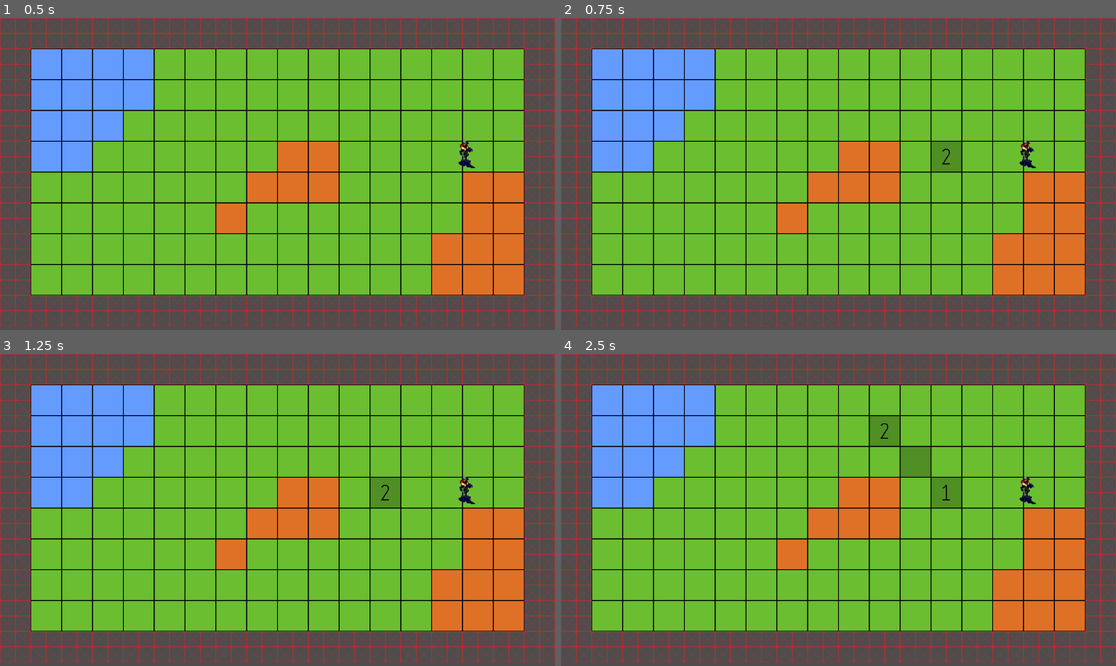
Above: before the commit, frames 1-4 (two rows, left to right).
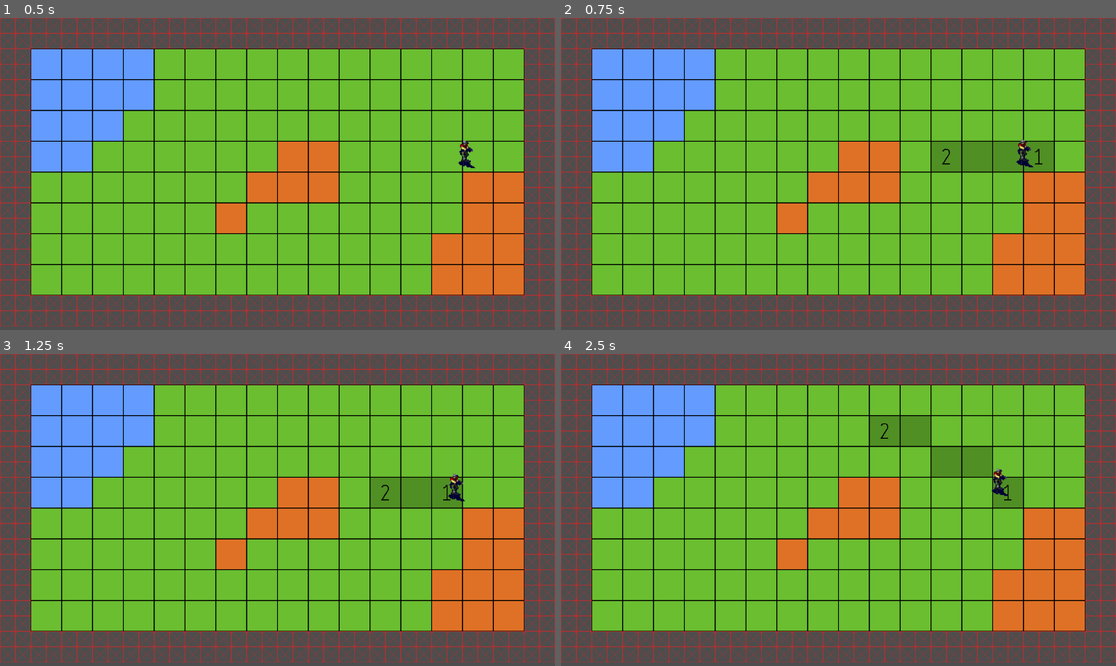
Above: after the commit, the same moments.

Repository: minkezhang/godot-experiments
Game: Godot game, scene res://scenes/world/world.tscn
Same seed, same stepped clock (60 frames per second), same inputs: the game is played once before the commit and once after it.
Inputs (mouse positions are in pixels of both pictures, inside the frame that each line leads up to):
- Up to frame 1 (0.5 s): no input
- Up to frame 2 (0.75 s): tap Enter (ui_accept) at 0.5, 0.6 s; move the mouse to (960, 158) at 0.52 s
- Up to frame 3 (1.25 s): tap Enter (ui_accept) at 0.77, 1.07 s
- Up to frame 4 (2.5 s): move the mouse to (727, 525) at 1.27 s; tap Enter (ui_accept) at 1.35, 1.52, 1.82, 2.1 s; move the mouse to (894, 441) at 2.02 s

Frame 1 is identical in both runs. In frame 2, 1.5% of the frame differs, in the area x 72-89%, y 38-50%; in frame 3, 1.2%; in frame 4, 3.3%, in the area x 61-86%, y 19-50%.

Commit message:
Initial movement script

Diff:
--- a/godot-pathfinding/scenes/gi/gi.gd
+++ b/godot-pathfinding/scenes/gi/gi.gd
@@ -1,8 +1,31 @@
 extends CharacterBody2D
+
+# Cells
+var _path: Array
 
 func _ready():
 	motion_mode = MOTION_MODE_FLOATING
-	$"NavigationAgent2D".path_desired_distance = 100
 
-const SPEED = 300.0
+const SPEED = 30.0
 const JUMP_VELOCITY = -400.0
+
+func cancel_path():
+	_path = [
+	]
+
+func set_path(p: Array):
+	_path = p
+	_path.reverse()
+	_path.pop_back()
+
+func _physics_process(delta):
+	if not _path.is_empty():
+		z_index = _path[-1].z
+		var dx = Vector2(_path[-1].x, _path[-1].y) - position
+		var velocity = dx.normalized() * SPEED
+		if dx.length() < (velocity * delta).length():
+			_path.pop_back()
+			set_velocity(Vector2i(0, 0))
+		else:
+			set_velocity(velocity)
+		move_and_slide()
--- a/godot-pathfinding/scenes/gi/gi.tscn
+++ b/godot-pathfinding/scenes/gi/gi.tscn
@@ -7,10 +7,8 @@
 size = Vector2(64, 64)
 
 [node name="GI" type="CharacterBody2D"]
+motion_mode = 1
 script = ExtResource("1_q8644")
-
-[node name="NavigationAgent2D" type="NavigationAgent2D" parent="."]
-debug_enabled = true
 
 [node name="CollisionShape2D" type="CollisionShape2D" parent="."]
 shape = SubResource("RectangleShape2D_4o23a")
--- a/godot-pathfinding/scenes/map/map.gd
+++ b/godot-pathfinding/scenes/map/map.gd
@@ -4,50 +4,15 @@
 const _VOID_ATLAS_COORDS = Vector2i(0, 0)
 var _astar: AStar3D
 
-var _NULL_POS = Vector2i(-1, -1)
-var source = _NULL_POS
-var target = _NULL_POS
-
 var _ATLAS_GRASS = Vector2i(2, 0)
 
 var _dim: Vector3i
 
-func _process(_delta):
-	if Input.is_action_just_pressed("ui_cancel"):
-		source = _NULL_POS
-		target = _NULL_POS
-		for n in $Highlight.get_used_cells(0):
-			$Highlight.erase_cell(0, n)
+func astar() -> AStar3D:
+	return _astar
 
-	if Input.is_action_just_pressed("ui_accept"):
-		var mpos = get_global_mouse_position()
-		var tile = $Base.local_to_map($Base.to_local(mpos))
-		if source == _NULL_POS:
-			source = tile
-			$Highlight.set_cell(0, source, 0, Vector2i(1, 0))
-		else:
-			target = tile
-			$Highlight.set_cell(0, target, 0, Vector2i(2, 0))
-
-		print(source, target)
-		if source != _NULL_POS and target != _NULL_POS:
-			print("pathfind source: %s (%s) to target: %s (%s)" % [
-				source,
-				pack(Vector3i(source.x, source.y, 0), _dim),
-				target,
-				pack(Vector3i(target.x, target.y, 0), _dim)])
-			for n in $Highlight.get_used_cells(0):
-				$Highlight.erase_cell(0, n)
-			for n in _astar.get_point_path(
-				pack(Vector3i(source.x, source.y, 0), _dim),
-				pack(Vector3i(target.x, target.y, 0), _dim)):
-				$Highlight.set_cell(0, Vector2i(n.x, n.y), 0, Vector2i(0, 0))
-				print("path node: %s (%s) " % [n, pack(n, _dim)])
-			$Highlight.set_cell(0, source, 0, Vector2i(1, 0))
-			$Highlight.set_cell(0, target, 0, Vector2i(2, 0))
-
-func pack(v: Vector3i, dim: Vector3i) -> int:
-	return v.x + v.y * dim.x + v.z * dim.x * dim.y
+func pack(v: Vector3i) -> int:
+	return v.x + v.y * _dim.x + v.z * _dim.x * _dim.y
 
 func unpack(id: int, dim: Vector3i) -> Vector3i:
 	var z = id % (dim.x * dim.y)
@@ -69,10 +34,9 @@
 	for i in range($Base.get_layers_count()):
 		for n in $Base.get_used_cells(i):
 			_astar.add_point(
-				pack(Vector3i(n.x, n.y, i), _dim),
+				pack(Vector3i(n.x, n.y, i)),
 				Vector3i(n.x, n.y, i))
 
-	print("_dim: ", _dim)
 	for i in range ($Base.get_layers_count()):
 		for n in $Base.get_used_cells(i):
 			if $Base.get_cell_atlas_coords(i, n) == _ATLAS_GRASS:
@@ -86,7 +50,7 @@
 				) == _ATLAS_GRASS and $Base.get_cell_atlas_coords(
 					i, _corner
 				) == _ATLAS_GRASS:
-					_astar.connect_points(pack(source, _dim), pack(Vector3i(_corner.x, _corner.y, i), _dim))
+					_astar.connect_points(pack(source), pack(Vector3i(_corner.x, _corner.y, i)))
 
 				_corner = $Base.get_neighbor_cell(n, TileSet.CELL_NEIGHBOR_BOTTOM_LEFT_CORNER)
 				if $Base.get_cell_atlas_coords(
@@ -96,7 +60,7 @@
 				) == _ATLAS_GRASS and $Base.get_cell_atlas_coords(
 					i, _corner
 				) == _ATLAS_GRASS:
-					_astar.connect_points(pack(source, _dim), pack(Vector3i(_corner.x, _corner.y, i), _dim))
+					_astar.connect_points(pack(source), pack(Vector3i(_corner.x, _corner.y, i)))
 
 				_corner = $Base.get_neighbor_cell(n, TileSet.CELL_NEIGHBOR_TOP_RIGHT_CORNER)
 				if $Base.get_cell_atlas_coords(
@@ -106,7 +70,7 @@
 				) == _ATLAS_GRASS and $Base.get_cell_atlas_coords(
 					i, _corner
 				) == _ATLAS_GRASS:
-					_astar.connect_points(pack(source, _dim), pack(Vector3i(_corner.x, _corner.y, i), _dim))
+					_astar.connect_points(pack(source), pack(Vector3i(_corner.x, _corner.y, i)))
 
 				_corner = $Base.get_neighbor_cell(n, TileSet.CELL_NEIGHBOR_BOTTOM_RIGHT_CORNER)
 				if $Base.get_cell_atlas_coords(
@@ -116,9 +80,9 @@
 				) == _ATLAS_GRASS and $Base.get_cell_atlas_coords(
 					i, _corner
 				) == _ATLAS_GRASS:
-					_astar.connect_points(pack(source, _dim), pack(Vector3i(_corner.x, _corner.y, i), _dim))
+					_astar.connect_points(pack(source), pack(Vector3i(_corner.x, _corner.y, i)))
 
 				for c in $Base.get_surrounding_cells(n):
 					if $Base.get_cell_atlas_coords(i, c) == _ATLAS_GRASS:
 						var target = Vector3i(c.x, c.y, i)
-						_astar.connect_points(pack(source, _dim), pack(target, _dim))
+						_astar.connect_points(pack(source), pack(target))
--- a/godot-pathfinding/scenes/world/world.gd
+++ b/godot-pathfinding/scenes/world/world.gd
@@ -1,4 +1,30 @@
 extends Node2D
+
+var _NULL_POS = Vector2i(-1, -1)
+
+func _process(_delta):
+	if Input.is_action_just_pressed("ui_cancel"):
+		$Map/GI.cancel_path()
+		for n in $Highlight.get_used_cells(0):
+			$Highlight.erase_cell(0, n)
+
+	if Input.is_action_just_pressed("ui_accept"):
+		var mpos = get_global_mouse_position()
+		var source = $Map/Base.local_to_map($Map/Base.to_local($Map/GI.position))
+		var target = $Map/Base.local_to_map($Map/Base.to_local(mpos))
+		$Map/Highlight.set_cell(0, target, 0, Vector2i(2, 0))
+
+		for n in $Map/Highlight.get_used_cells(0):
+			$Map/Highlight.erase_cell(0, n)
+		var path = $Map.astar().get_point_path(
+			$Map.pack(Vector3i(source.x, source.y, 0)),
+			$Map.pack(Vector3i(target.x, target.y, 0)))
+		for n in path:
+			$Map/Highlight.set_cell(0, Vector2i(n.x, n.y), 0, Vector2i(0, 0))
+		$Map/Highlight.set_cell(0, source, 0, Vector2i(1, 0))
+		$Map/Highlight.set_cell(0, target, 0, Vector2i(2, 0))
+		$Map/GI.set_path(path)
+
 
 """
 # Called every frame. 'delta' is the elapsed time since the previous frame.
--- a/godot-pathfinding/scenes/world/world.tscn
+++ b/godot-pathfinding/scenes/world/world.tscn
@@ -1,11 +1,15 @@
-[gd_scene load_steps=3 format=3 uid="uid://d1gr8ijvf7epl"]
+[gd_scene load_steps=4 format=3 uid="uid://d1gr8ijvf7epl"]
 
+[ext_resource type="Script" path="res://scenes/world/world.gd" id="1_3jeis"]
 [ext_resource type="PackedScene" uid="uid://c7ds16c862bv" path="res://scenes/map/map.tscn" id="1_ed53r"]
 [ext_resource type="PackedScene" uid="uid://cgslvsnlw48io" path="res://scenes/gi/gi.tscn" id="2_dpbte"]
 
 [node name="World" type="Node2D"]
+script = ExtResource("1_3jeis")
 
 [node name="Map" parent="." instance=ExtResource("1_ed53r")]
 
 [node name="GI" parent="Map" instance=ExtResource("2_dpbte")]
 position = Vector2(963, 284)
+
+[editable path="Map"]
